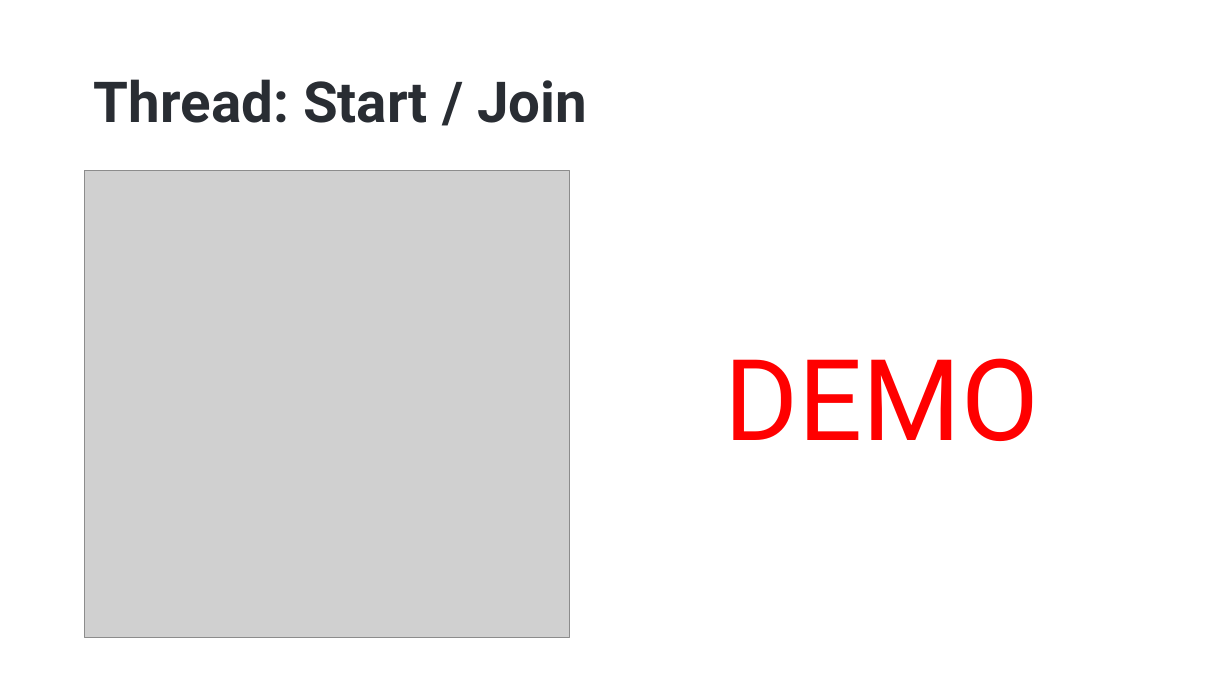
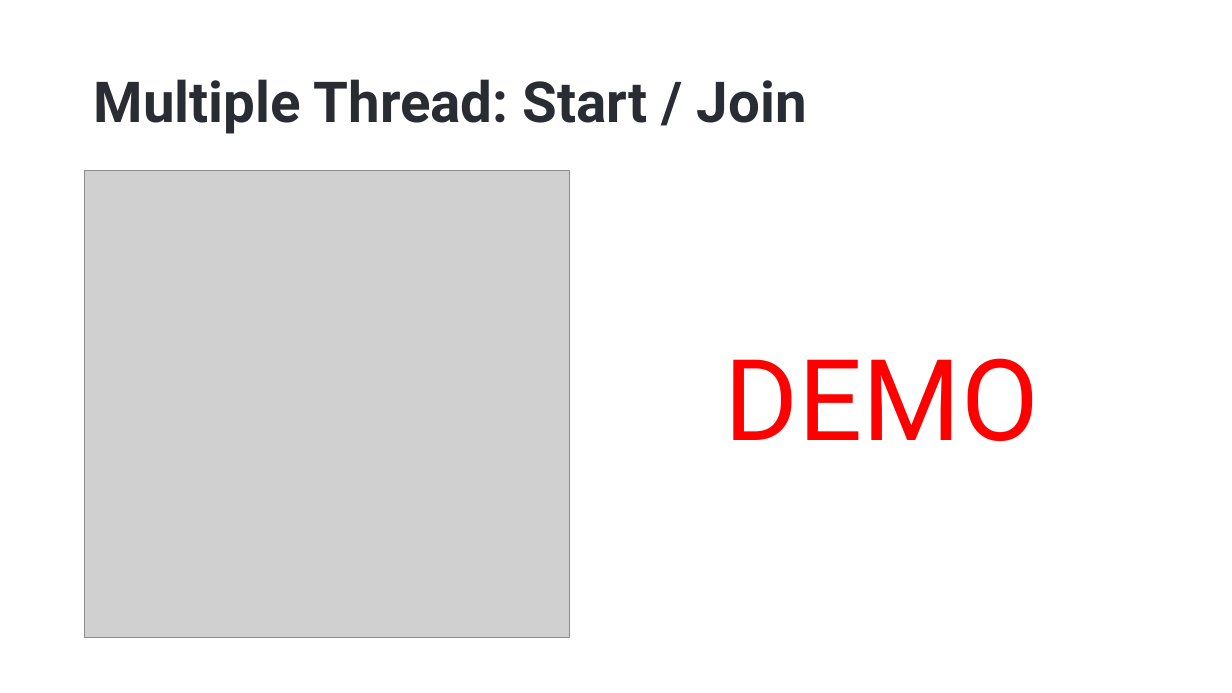
Before and after one commit to hikalkan/presentations, a slide deck: slide 8 of 2023-06-01 Dealing with Concurrency - Multi-Threading in Dotnet/Dotnet-Multi-Threading.pptx (slide 9 before the commit). Drawn at 1232x693 pixels with LibreOffice and Linux fonts; fonts in the diff are those of the drawing; grey boxes stand for pictures; background and template pictures are left out. Boxes give left, top, right and bottom in pixels: in the first picture for what was removed or moved away, otherwise in the second. Text is boxed around its words. In the diff, an @@ line names an element or a change of style, - is before the commit and + after.

```diff
--- a/2023-06-01 Dealing with Concurrency - Multi-Threading in Dotnet/Dotnet-Multi-Threading.pptx
+++ b/2023-06-01 Dealing with Concurrency - Multi-Threading in Dotnet/Dotnet-Multi-Threading.pptx
@@ title at [94,79,807,134]: text changed @@
-Thread: Start / Join
+Multiple Thread: Start / Join
```
Also in this commit, not shown: 1 slide added, 1 slide removed.
